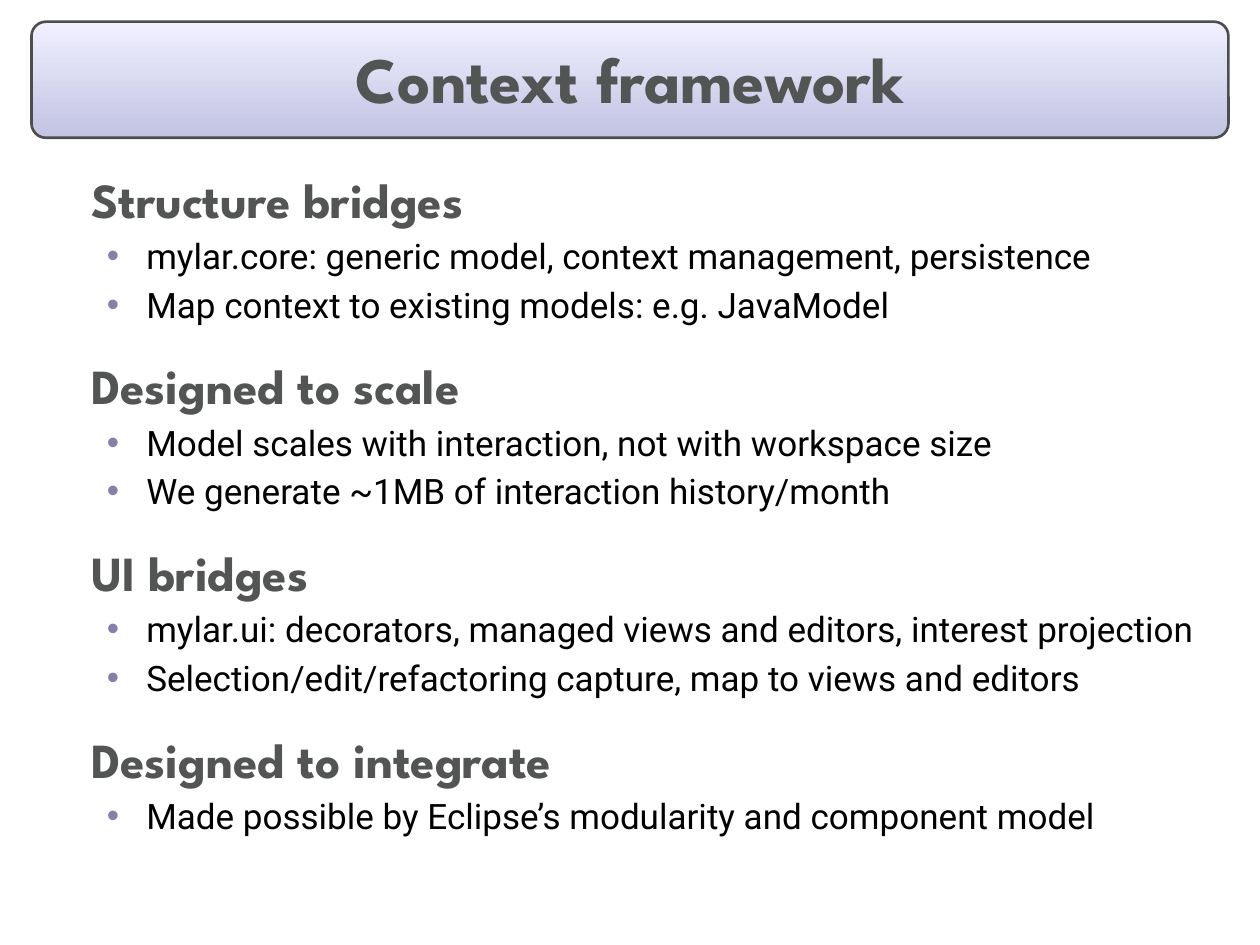
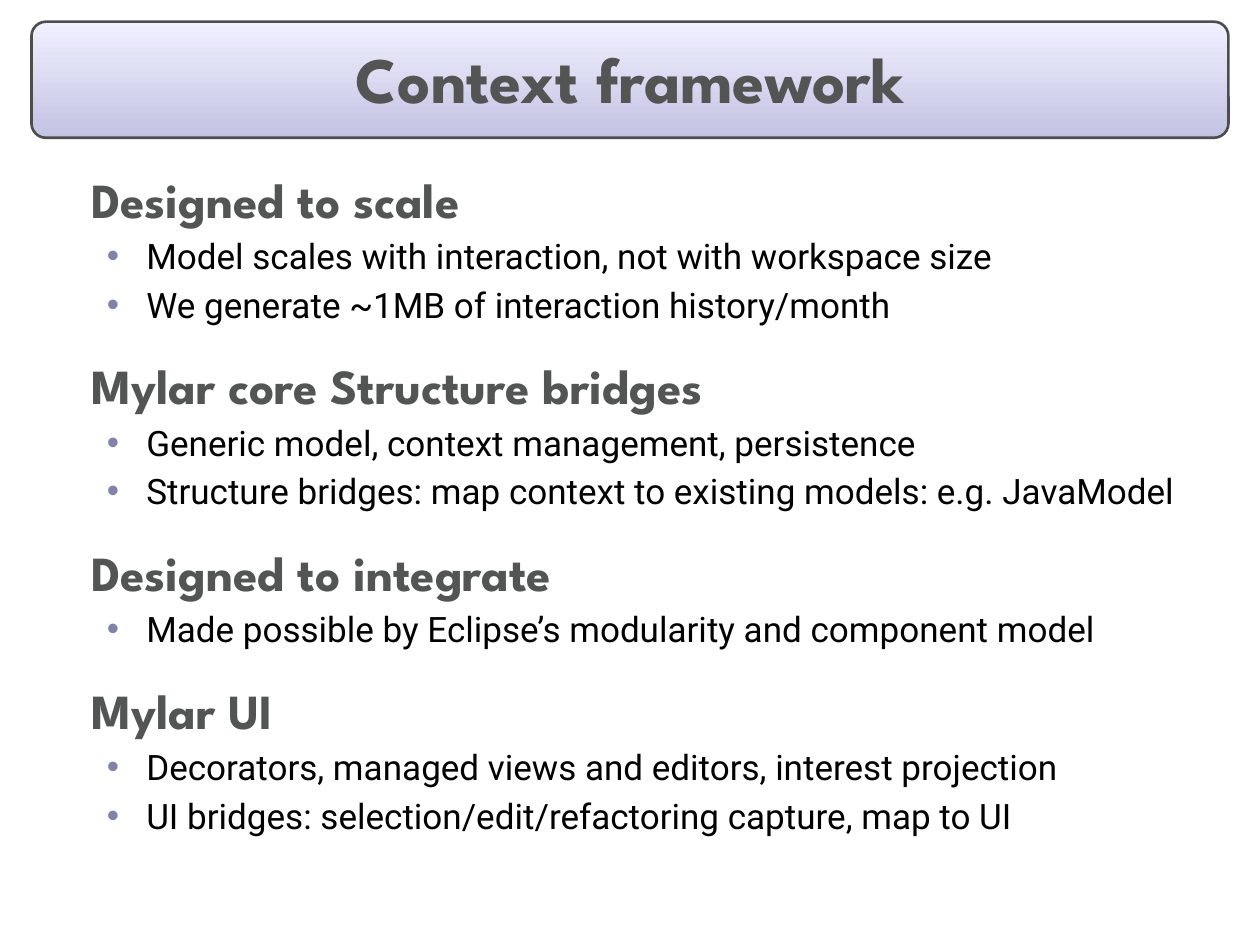
Before and after one commit to eclipse-mylyn/mylyn-website, a slide deck: slide 15 of publications/2006-03-mylar-eclipsecon.ppt. Drawn at 1260x945 pixels with LibreOffice and Linux fonts; fonts in the diff are those of the drawing. Boxes give left, top, right and bottom in pixels: in the first picture for what was removed or moved away, otherwise in the second. Text is boxed around its words. In the diff, an @@ line names an element or a change of style, - is before the commit and + after.

```diff
--- a/publications/2006-03-mylar-eclipsecon.ppt
+++ b/publications/2006-03-mylar-eclipsecon.ppt
@@ text at (91,184,1091,326): paragraphs removed @@
-  Structure bridges
-  • mylar.core: generic model, context management, persistence
-  • Map context to existing models: e.g. JavaModel
@@ text at (91,370,1173,512): text changed @@
-  UI bridges
-  • mylar.ui: decorators, managed views and editors, interest projection
-  • Selection/edit/refactoring capture, map to views and editors
+  Mylar core Structure bridges
+  • Generic model, context management, persistence
+  • Structure bridges: map context to existing models: e.g. JavaModel
@@ text at (91,695,1057,837): paragraphs added @@
+  Mylar UI
+  • Decorators, managed views and editors, interest projection
+  • UI bridges: selection/edit/refactoring capture, map to UI
```
Also in this commit, not shown: 13 other slides changed.
